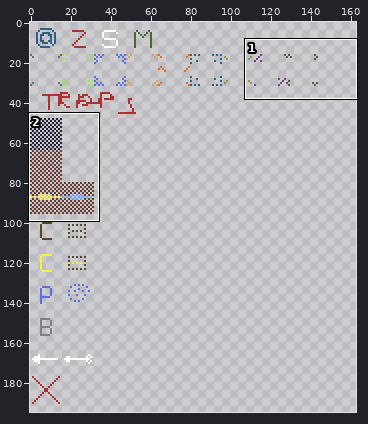
Edited in one commit: sprite sheet (Adventurer - Simple Roguelite/resources/spritesheet_simple.png). The first picture is a wide view before the edit; the outline marks the close-up.
Close-up. The starting point:
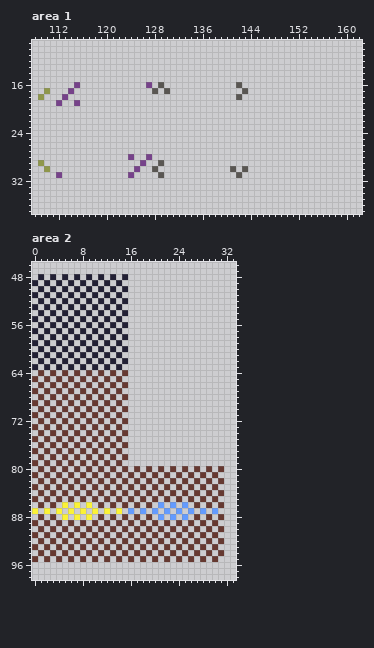
The file is 256x256 pixels. Shown: area 1: x 108..162, y 9..37; area 2: x 0..33, y 46..98. The wide view leaves out empty margins. The commit also changed other parts of the picture, which this record leaves out.
Now the later version:
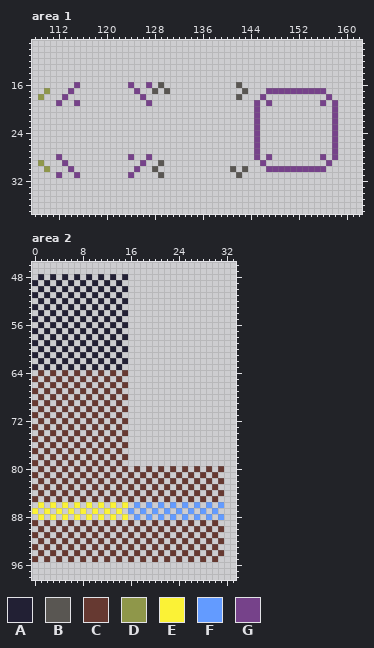
Palette (. is transparent): A #222034  B #595652  C #663931  D #8f974a  E #fbf236  F #639bff  G #76428a
What changed:
Area 1:
The edit adds colour G in row 16 at x 124; in row 17 at x 125 and 147 to 156; in row 18 at x 126, 146 and 157; in row 19 at x 127, 145, 147, 156 and 158; in rows 20 to 27 at x 145 and 158; in row 28 at x 112, 145, 147, 156 and 158.
The edit adds colour G in row 29 at x 113, 146 and 157; in row 30 at x 114 and 147 to 156; in row 31 at x 115.
Area 2:
Colour C gives way to colour E in row 86 at x 1, 3, 11, 13 and 15; in row 88 at x 1, 3, 11, 13 and 15.
Colour C gives way to colour F in row 86 at x 17, 19, 27, 29 and 31; in row 88 at x 17, 19, 27, 29 and 31.
Changed places in both close-ups, as pixel boxes (x1, y1, x2, y2):
added: (128, 82, 152, 106)
added: (254, 88, 338, 172)
added: (56, 154, 80, 178)
changed: (38, 502, 56, 520)
changed: (98, 502, 152, 520)
changed: (194, 502, 224, 520)
